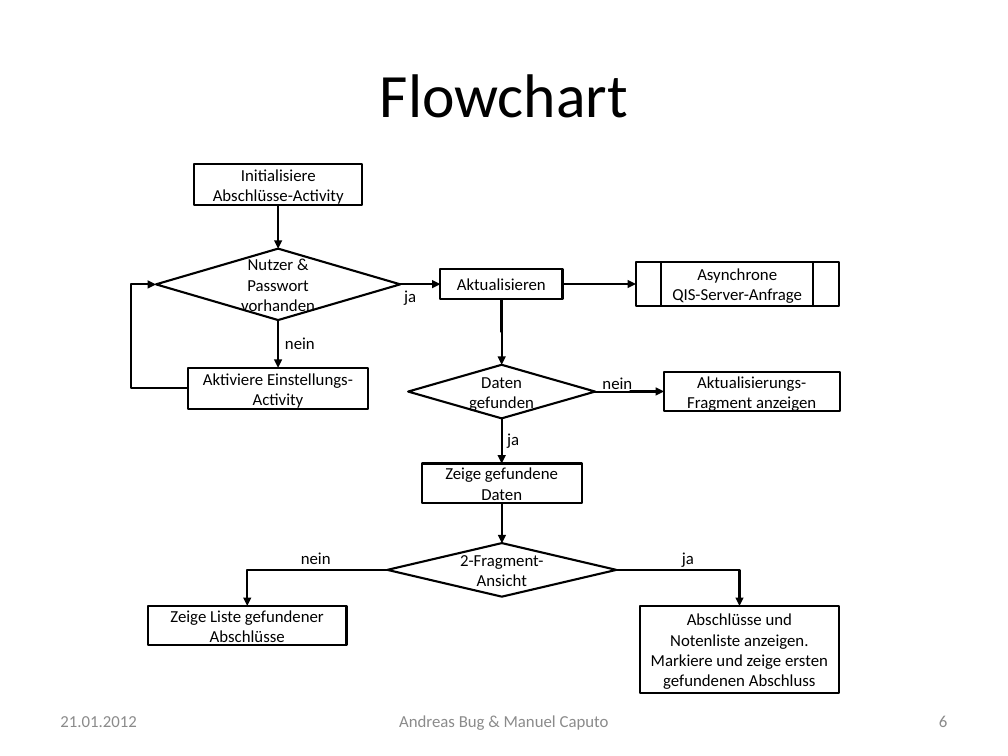
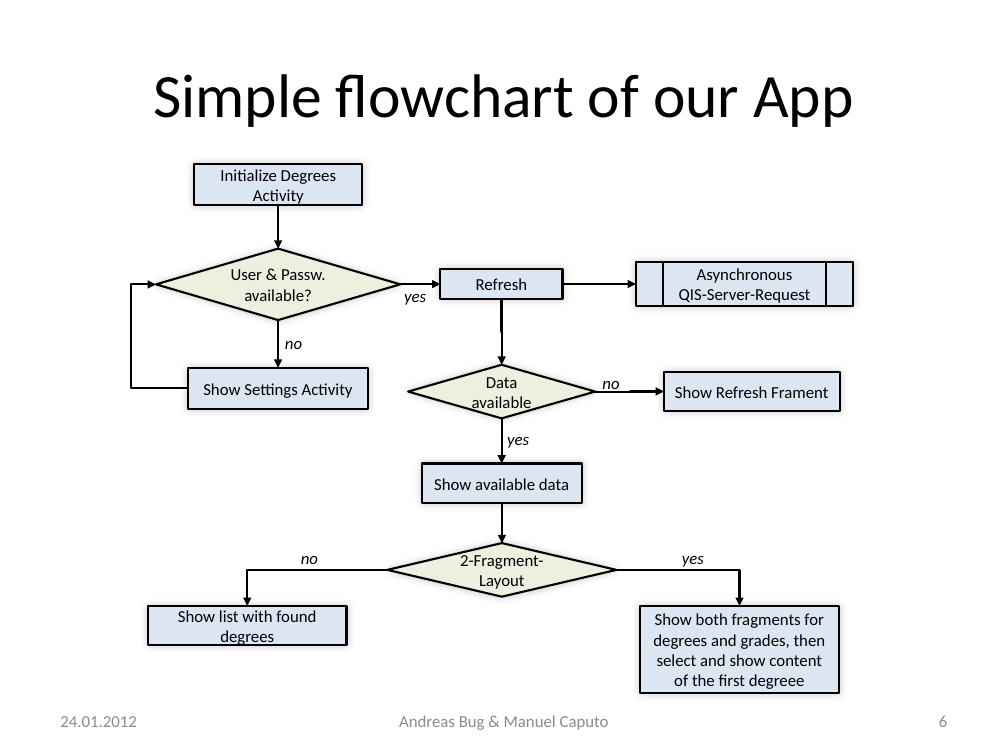
Before and after one commit to n0rf/htwg-grade-app, a slide deck: slide 6 of docs/notenapp-praesi.pptx. Drawn at 1008x756 pixels with LibreOffice and Linux fonts; fonts in the diff are those of the drawing. Boxes give left, top, right and bottom in pixels: in the first picture for what was removed or moved away, otherwise in the second. Text is boxed around its words. In the diff, an @@ line names an element or a change of style, - is before the commit and + after.

```diff
--- a/docs/notenapp-praesi.pptx
+++ b/docs/notenapp-praesi.pptx
@@ title at (153,74,853,127): text changed @@
-Flowchart
+Simple flowchart of our App
@@ text in rectangle at (220,169,336,205): text changed @@
-Initialisiere Abschlüsse-Activity
+Initialize Degrees Activity
@@ text in diamond at (231,269,326,301): text changed @@
-Nutzer & Passwort vorhanden
+User & Passw. available?
@@ flow chart predefined process "Asynchronous": place and size @@
-flow chart predefined process "Asynchronous" at (636,262,839,305)
+flow chart predefined process "Asynchronous" at (636,262,854,305)
@@ text in flow chart predefined process at (679,268,811,303): text changed @@
-Asynchrone
-QIS-Server-Anfrage
+Asynchronous
+QIS-Server-Request
@@ text at (404,294,426,305): text changed; italic on @@
-ja
+yes
@@ text in rectangle at (476,278,527,290): text changed @@
-Aktualisieren
+Refresh
@@ text at (285,341,302,349): text changed; italic on @@
-nein
+no
@@ text in rectangle at (203,383,353,398): text changed @@
-Aktiviere Einstellungs-Activity
+Show Settings Activity
@@ fill #FFFFFF to #EBF1DE; shadow on in 3 elements at (387,543,616,597), (156,249,400,321), (408,365,596,418) @@
@@ text in diamond at (472,377,532,412): text changed @@
-Daten gefunden
+Data available
@@ text at (602,381,619,393): text changed; italic on @@
-nein
+no
@@ text in rectangle at (675,386,828,398): text changed @@
-Aktualisierungs-Fragment anzeigen
+Show Refresh Frament
@@ text at (507,437,529,448): text changed; italic on @@
-ja
+yes
@@ text in rectangle at (434,478,569,490): text changed @@
-Zeige gefundene Daten
+Show available data
@@ text at (301,556,318,564): text changed; italic on @@
-nein
+no
@@ text in diamond at (460,553,543,591): text changed @@
-2-Fragment-Ansicht
+2-Fragment-Layout
@@ text at (682,556,704,567): text changed; italic on @@
-ja
+yes
@@ fill #FFFFFF to #DCE6F2; shadow on in 8 elements at (636,262,854,305), (195,163,363,205), (188,368,368,409), (440,269,562,299), (664,372,840,411), (421,464,582,503), (640,606,839,694), (148,606,347,645) @@
@@ text in rectangle at (178,610,316,646): text changed @@
-Zeige Liste gefundener Abschlüsse
+Show list with found degrees
@@ text in rectangle at (653,613,826,689): text changed @@
-Abschlüsse und Notenliste anzeigen. Markiere und zeige ersten gefundenen Abschluss
+Show both fragments for degrees and grades, then select and show content of the first degreee
@@ text at (60,716,136,727): text changed @@
-21.01.2012
+24.01.2012
```
Also in this commit, not shown: 13 other slides changed.
